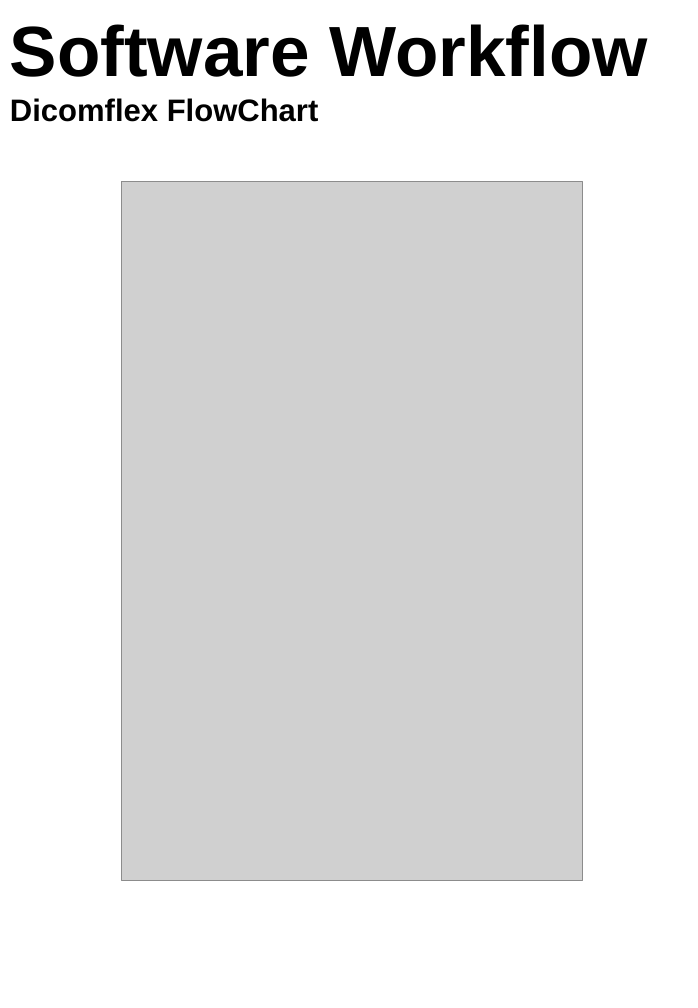
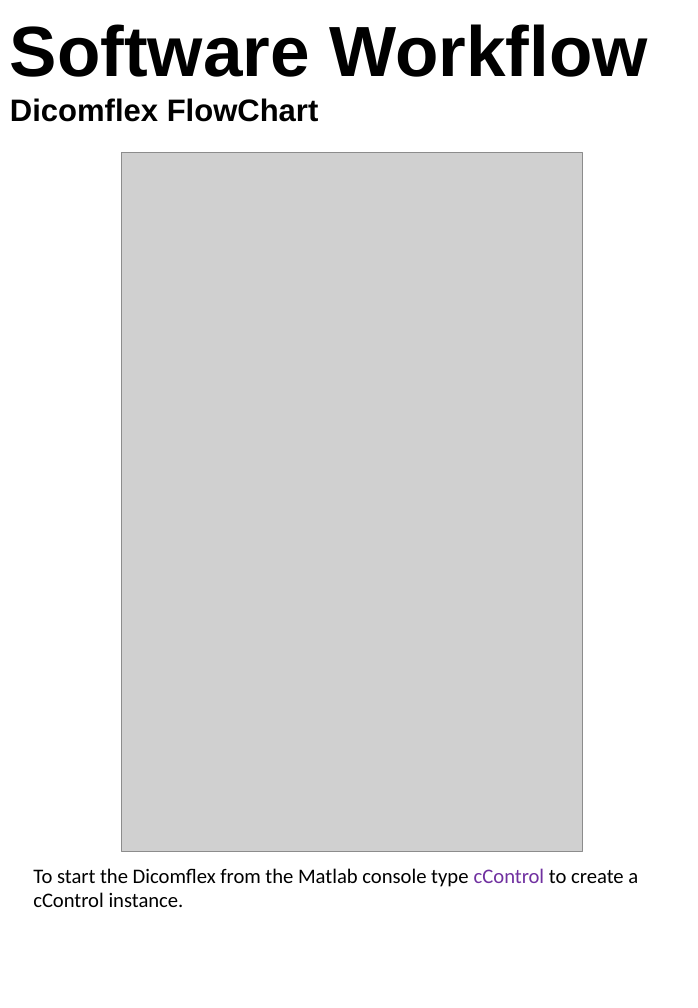
Before and after one commit to Stangeroll/Dicomflex2, a slide deck: slide 6 of Documentation/Dokumentation.pptx. Drawn at 698x1008 pixels with LibreOffice and Linux fonts; fonts in the diff are those of the drawing; grey boxes stand for pictures. Boxes give left, top, right and bottom in pixels: in the first picture for what was removed or moved away, otherwise in the second. Text is boxed around its words. In the diff, an @@ line names an element or a change of style, - is before the commit and + after.

```diff
--- a/Documentation/Dokumentation.pptx
+++ b/Documentation/Dokumentation.pptx
@@ picture: place and size @@
-picture at box(122, 181, 583, 880)
+picture at box(121, 153, 582, 852)
@@ text added at box(33, 868, 638, 907), 16 pt, text #000000 @@
+To start the Dicomflex from the Matlab console type cControl to create a cControl instance.
```
Also in this commit, not shown: 1 other slide changed, 1 slide added, 11 other files.
